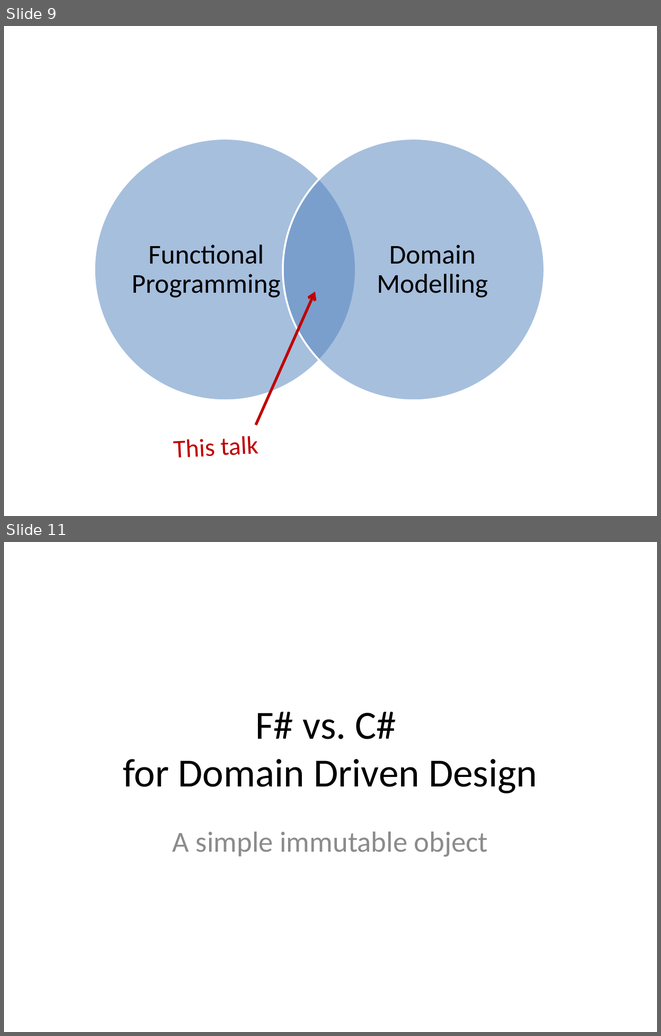
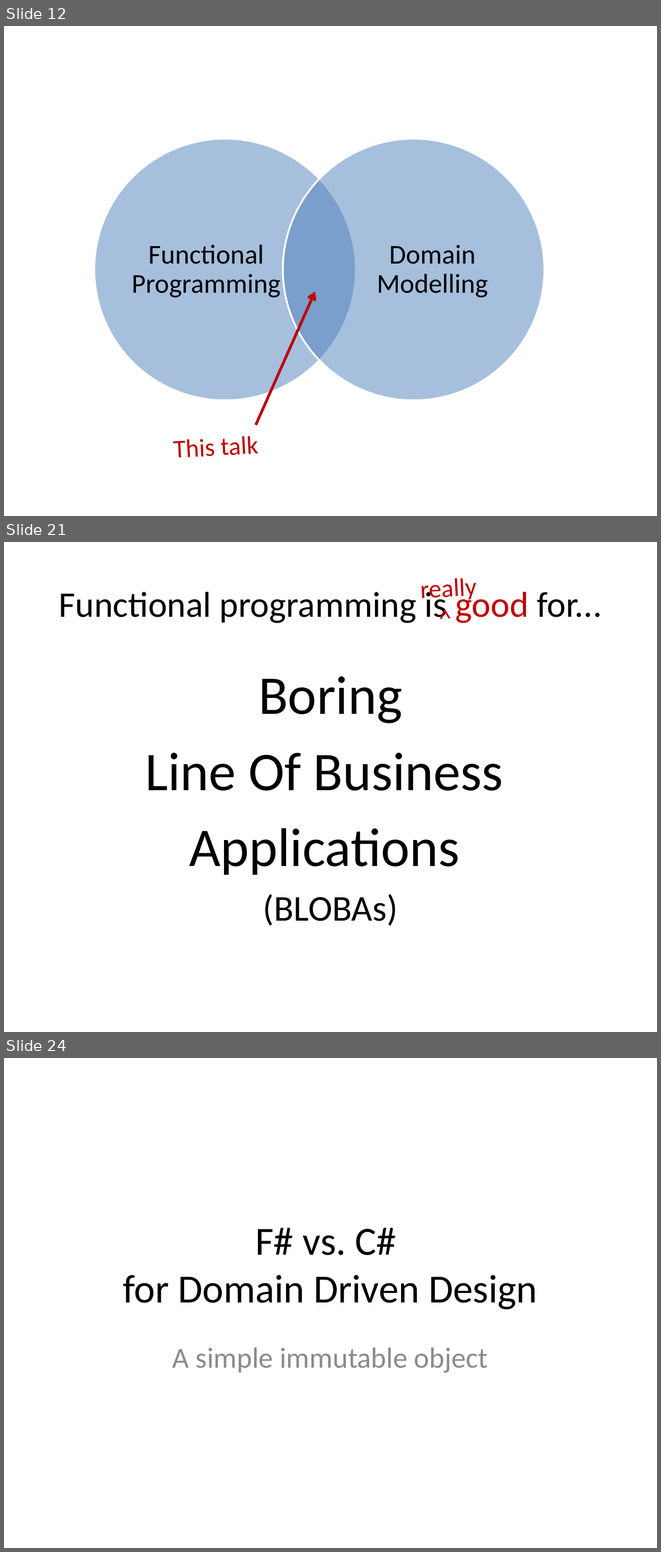
Before and after one commit to swlaschin/DomainModellingInFsharp, a slide deck: slides/3-ProgFsharp-DDD.pptx. Shown one above the other, each under a label of ours: slides 9 and 11 before the commit, slides 12, 21 and 24 after it; the slides between them are not shown. The pictures are 661x1036 and 661x1552 pixels, drawn with LibreOffice and Linux fonts; fonts in the diff are those of the drawing. Boxes give left, top, right and bottom in pixels: in the first picture for what was removed or moved away, otherwise in the second. Text is boxed around its words. In the diff, an @@ line names an element or a change of style, - is before the commit and + after.

```diff
--- a/slides/3-ProgFsharp-DDD.pptx
+++ b/slides/3-ProgFsharp-DDD.pptx
@@ slide 21 added at (4, 542, 657, 1032), background #FFFFFF @@
@@ title added at (59, 587, 602, 623), 39.6 pt, text #000000 @@
+Functional programming is good for...
@@ text added at (421, 578, 477, 604), 28 pt, text #C00000 @@
+really
+^
@@ text added at (145, 676, 504, 926), 60 pt, text #000000 @@
+Boring
+Line Of Business
+Applications
+(BLOBAs)
@@ what was slide 9 is now slide 12 @@
@@ what was slide 11 is now slide 24 @@
```
Also in this commit, not shown: 1 slide changed, 23 other slides added.
